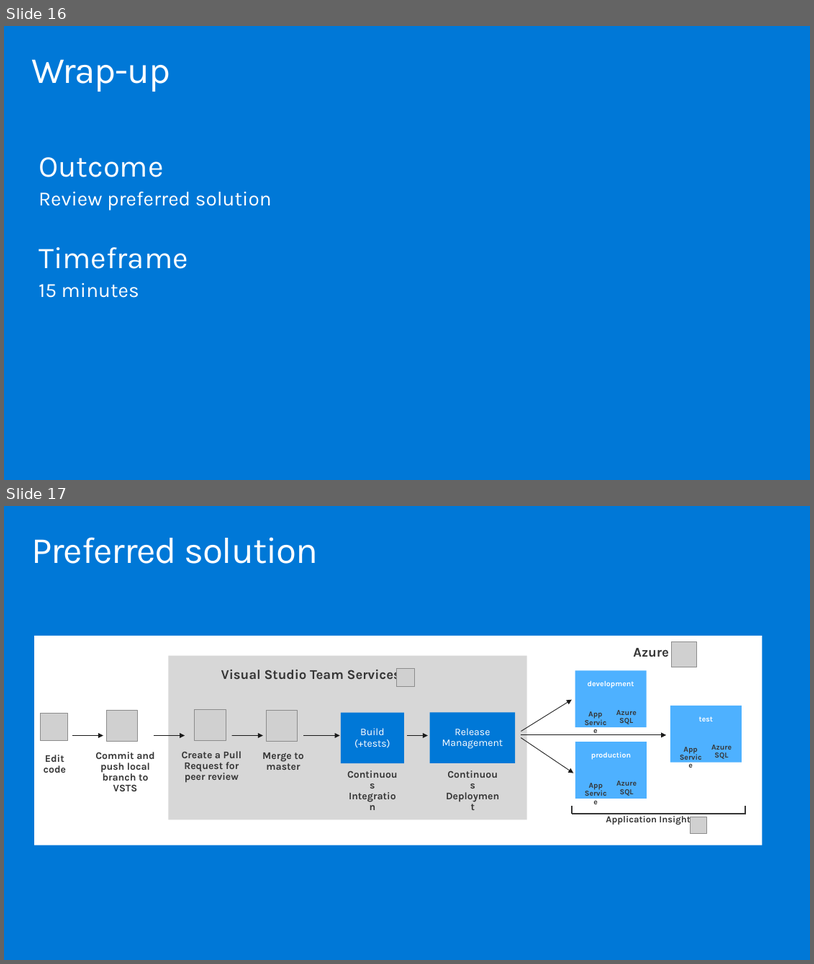
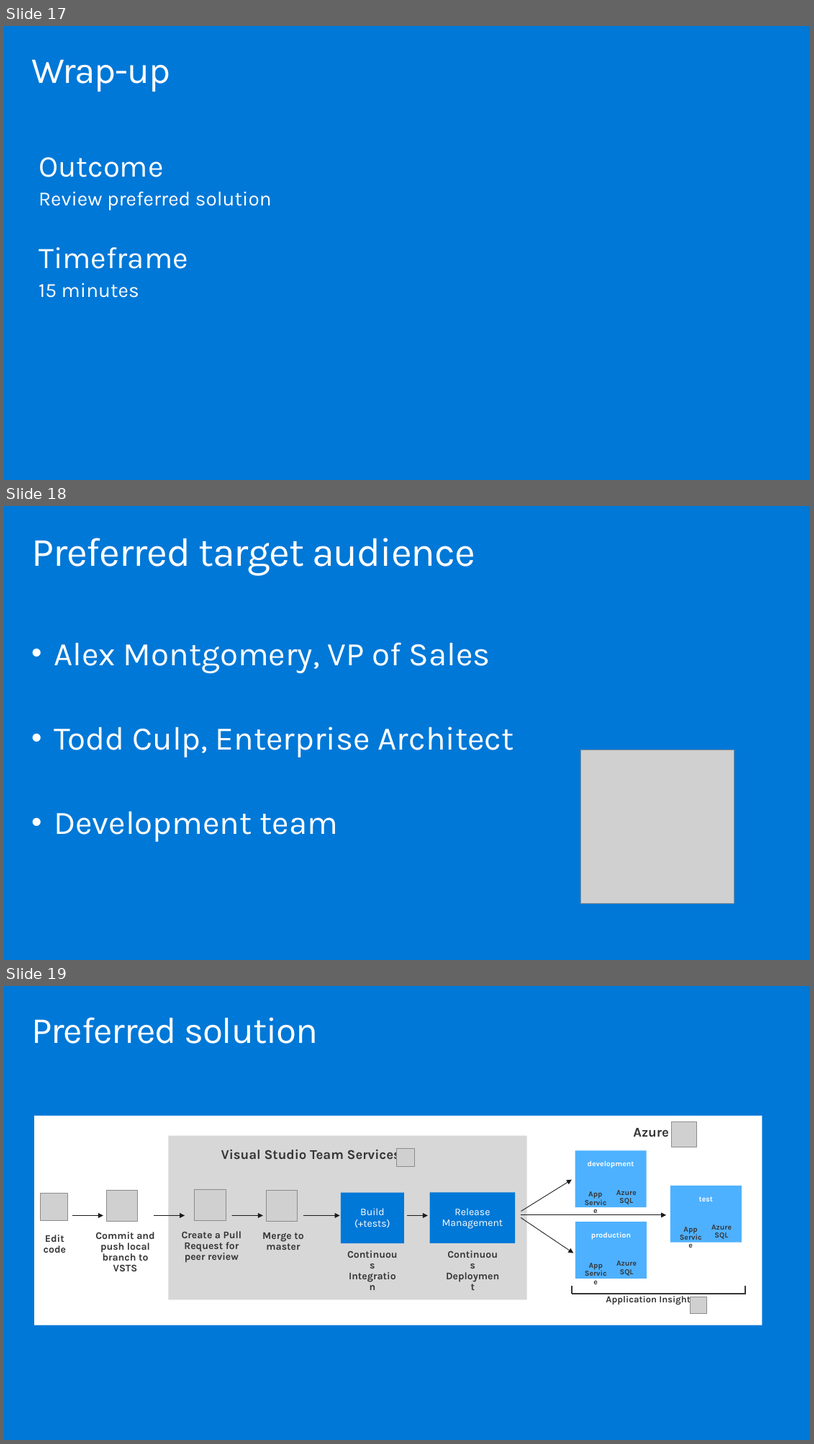
Before and after one commit to yashmadan123/MCW-Continuous-delivery-in-Azure-DevOps, a slide deck: Whiteboad design session/Whiteboard design session trainer presentation - Continuous delivery with VSTS and Azure.pptx. Shown one above the other, each under a label of ours: slides 16 and 17 before the commit, slides 17, 18 and 19 after it. The pictures are 814x964 and 814x1444 pixels, drawn with LibreOffice and Linux fonts; fonts in the diff are those of the drawing; grey boxes stand for pictures; background and template pictures are left out. Boxes give left, top, right and bottom in pixels: in the first picture for what was removed or moved away, otherwise in the second. Text is boxed around its words. In the diff, an @@ line names an element or a change of style, - is before the commit and + after.

```diff
--- a/Whiteboad design session/Whiteboard design session trainer presentation - Continuous delivery with VSTS and Azure.pptx
+++ b/Whiteboad design session/Whiteboard design session trainer presentation - Continuous delivery with VSTS and Azure.pptx
@@ slide 18 added at (x1=4, y1=506, x2=810, y2=960), background #0078D7 @@
@@ title added at (x1=31, y1=538, x2=476, y2=576), 48 pt, text #FFFFFF @@
+Preferred target audience
@@ text added at (x1=54, y1=642, x2=514, y2=842), 39.2 pt, text #FFFFFF @@
+• Alex Montgomery, VP of Sales
+• Todd Culp, Enterprise Architect
+• Development team
@@ picture added at (x1=581, y1=750, x2=735, y2=903) @@
@@ what was slide 16 is now slide 17 @@
@@ what was slide 17 is now slide 19 @@
```
Also in this commit, not shown: 2 slides changed, 1 other slide added.
